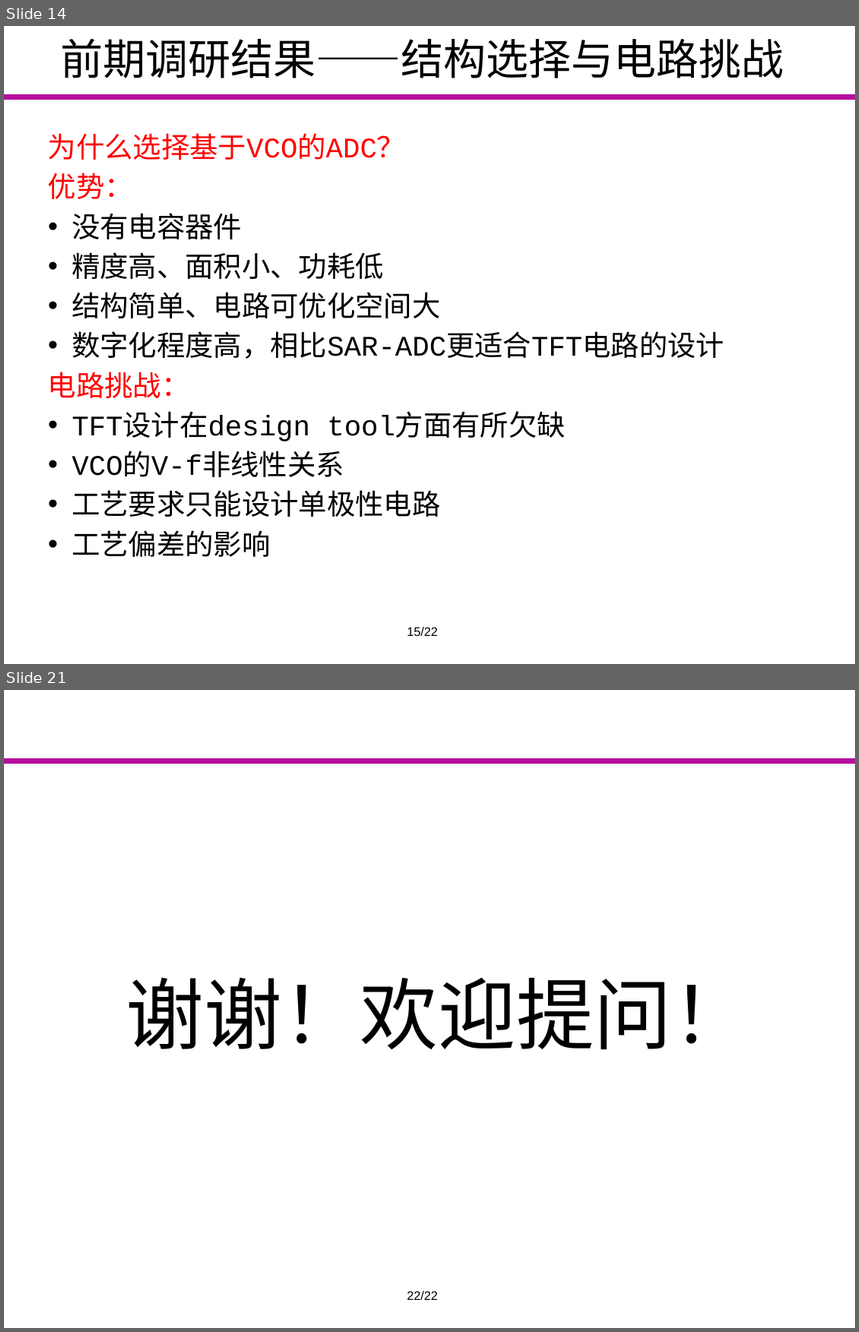
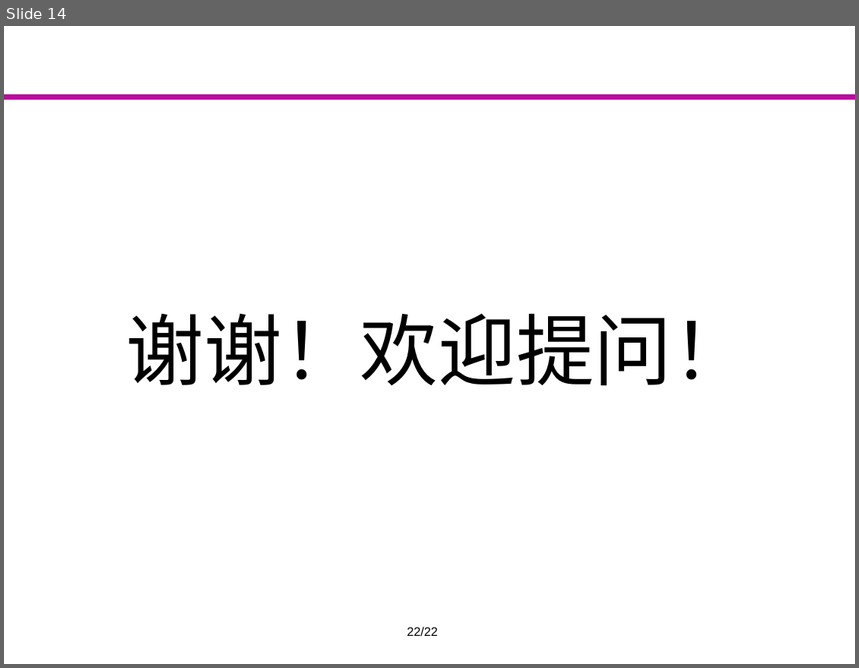
Before and after one commit to Markov2016/kaiti, a slide deck: ppt/yyx_v1.0.pptx. Shown one above the other, each under a label of ours: slides 14 and 21 before the commit, slide 14 after it; the slides between them are not shown. The pictures are 859x1332 and 859x668 pixels, drawn with LibreOffice and Linux fonts; fonts in the diff are those of the drawing; background and template pictures are left out. Boxes give left, top, right and bottom in pixels: in the first picture for what was removed or moved away, otherwise in the second. Text is boxed around its words. In the diff, an @@ line names an element or a change of style, - is before the commit and + after.

```diff
--- a/ppt/yyx_v1.0.pptx
+++ b/ppt/yyx_v1.0.pptx
@@ slide 14 removed at [4, 26, 855, 664], background #FFFFFF; not listed: 1 template element that a slide beside it also shows @@
@@ title removed at [61, 39, 785, 78] @@
-前期调研结果——结构选择与电路挑战
@@ text removed at [48, 133, 724, 557] @@
-为什么选择基于VCO的ADC？
-优势：
-• 没有电容器件
-• 精度高、面积小、功耗低
-• 结构简单、电路可优化空间大
-• 数字化程度高，相比SAR-ADC更适合TFT电路的设计
-电路挑战：
-• TFT设计在design tool方面有所欠缺
-• VCO的V-f非线性关系
-• 工艺要求只能设计单极性电路
-• 工艺偏差的影响
@@ text removed at [407, 627, 438, 636] @@
-15/22
@@ what was slide 21 is now slide 14 @@
```
Also in this commit, not shown: 6 slides changed, 5 slides added, 11 other slides removed.
